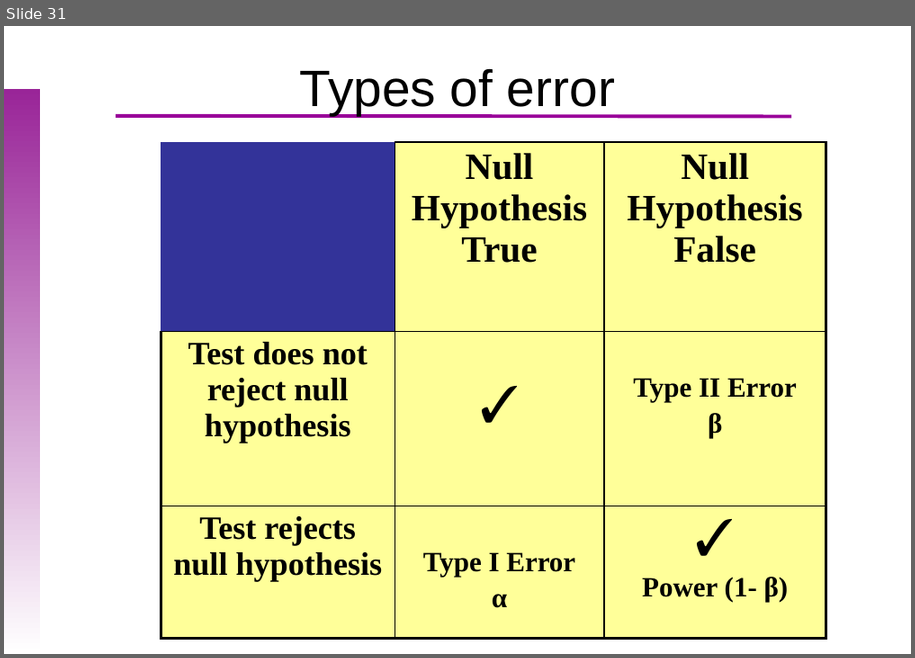
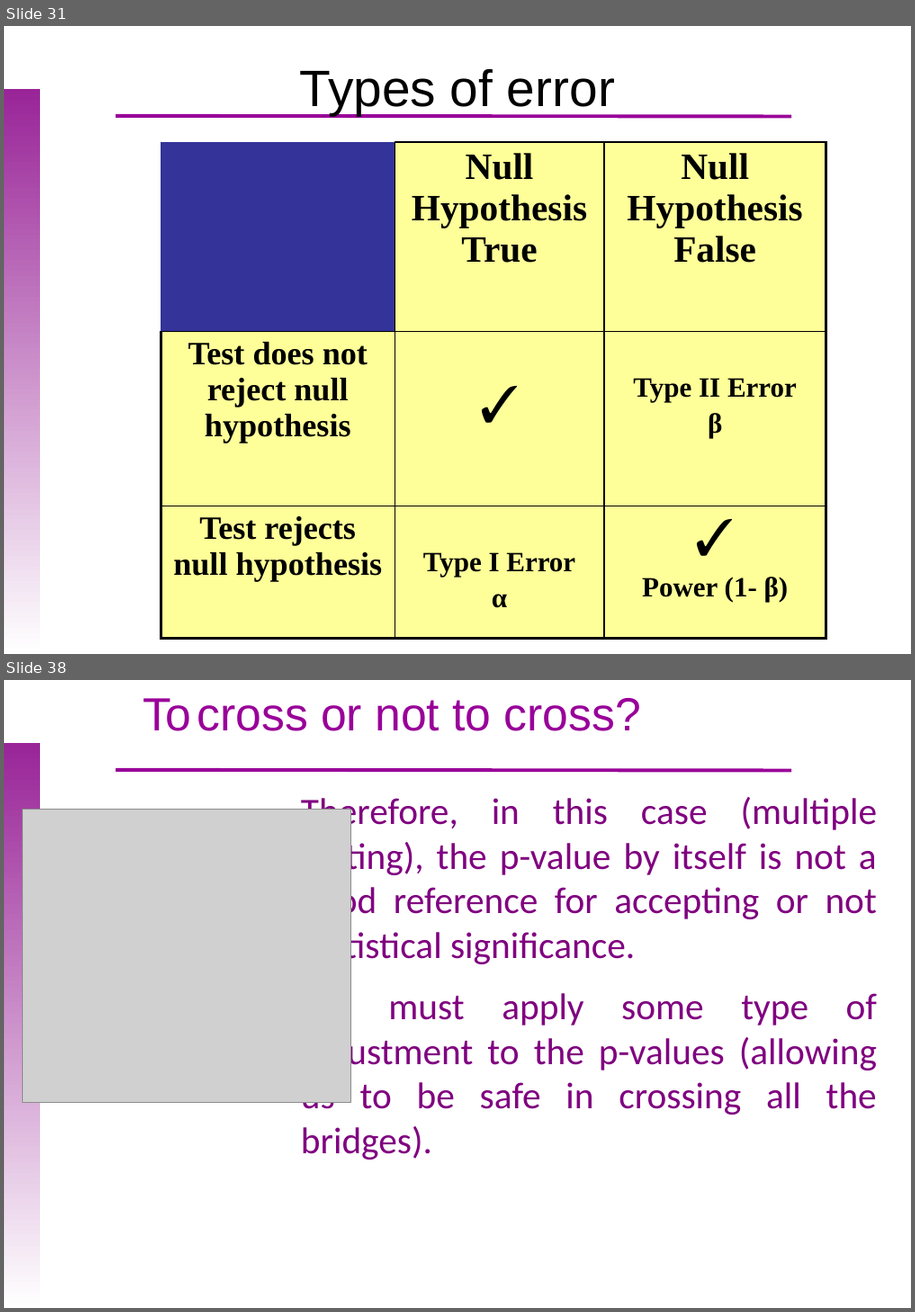
Before and after one commit to uebvhir/Course_Basic_Statistics_2019, a slide deck: Sessio_6/EBB_2018_Session_6_Hypothesis_tests.pptx. Shown one above the other, each under a label of ours: slide 31 before the commit, slides 31 and 38 after it; the slides between them are not shown. The pictures are 915x658 and 915x1312 pixels, drawn with LibreOffice and Linux fonts; fonts in the diff are those of the drawing; grey boxes stand for pictures; background and template pictures are left out. Boxes give left, top, right and bottom in pixels: in the first picture for what was removed or moved away, otherwise in the second. Text is boxed around its words. In the diff, an @@ line names an element or a change of style, - is before the commit and + after.

```diff
--- a/Sessio_6/EBB_2018_Session_6_Hypothesis_tests.pptx
+++ b/Sessio_6/EBB_2018_Session_6_Hypothesis_tests.pptx
@@ slide 38 added at (x1=4, y1=680, x2=911, y2=1308), background picture (left out); not listed: 2 template elements that a slide beside it also shows @@
@@ text added at (x1=143, y1=698, x2=641, y2=731), 40 pt, text #990099 @@
+To cross or not to cross?
@@ picture added at (x1=22, y1=810, x2=350, y2=1103) @@
@@ text added at (x1=301, y1=797, x2=878, y2=1160), 32 pt, text #800080 @@
+Therefore, in this case (multiple testing), the p-value by itself is not a good reference for accepting or not statistical significance.
+We must apply some type of adjustment to the p-values (allowing us to be safe in crossing all the bridges).
```
Also in this commit, not shown: 5 slides changed, 7 other slides added, 2 slides removed, 15 other files.
